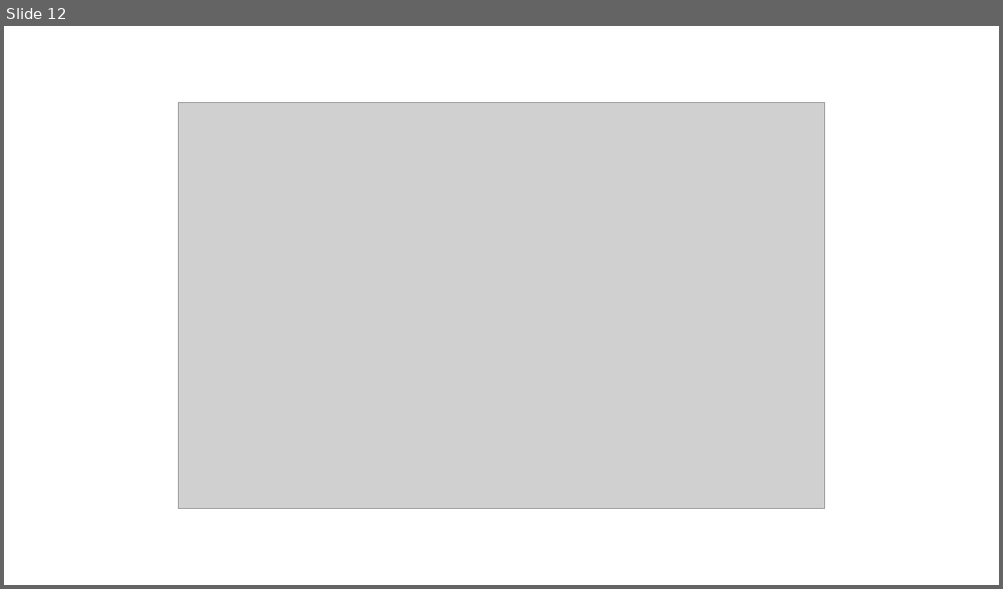
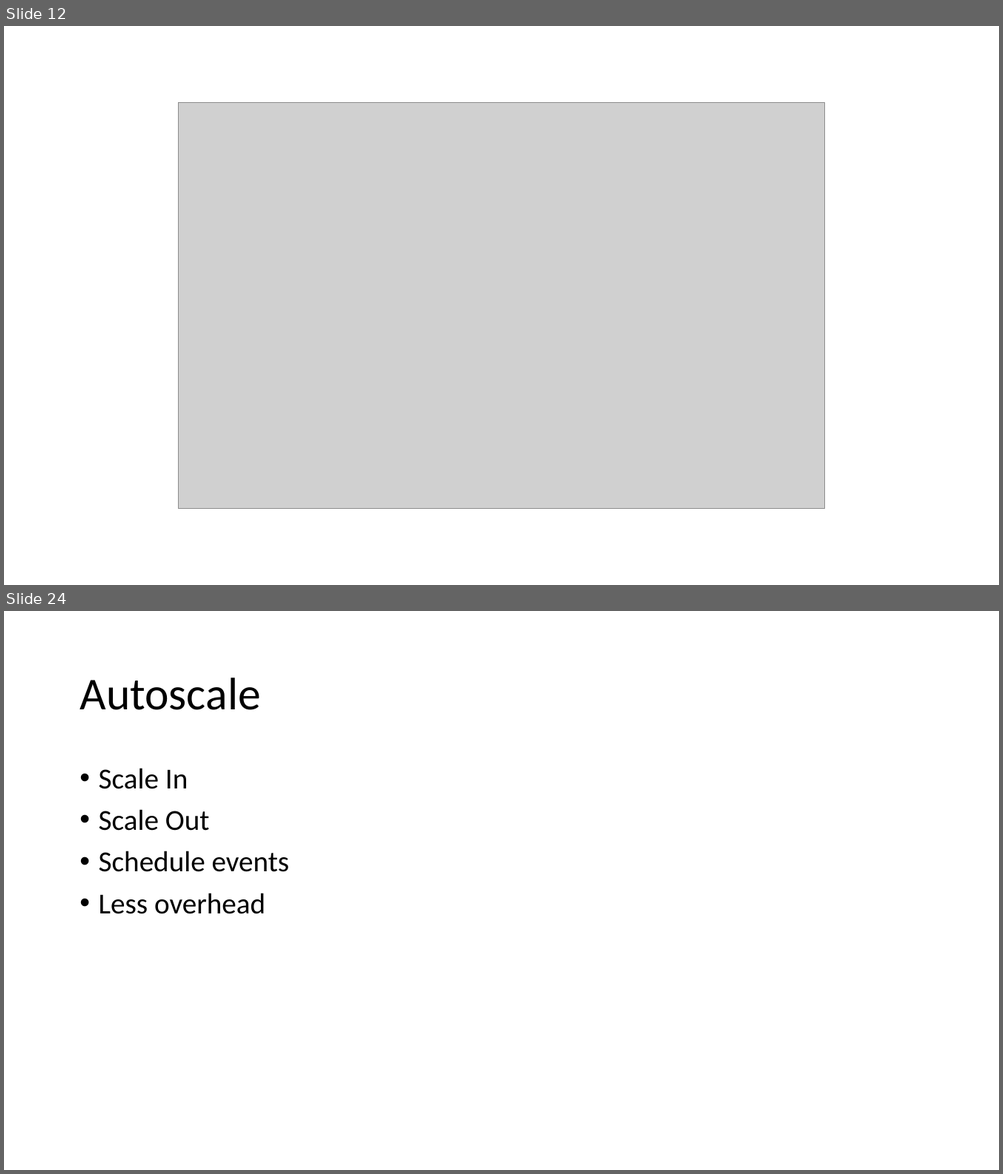
Before and after one commit to CentaurNZ/8-Oct-AZ104, a slide deck: Virtual Machines.pptx. Shown one above the other, each under a label of ours: slide 12 before the commit, slides 12 and 24 after it; the slides between them are not shown. The pictures are 1003x589 and 1003x1174 pixels, drawn with LibreOffice and Linux fonts; fonts in the diff are those of the drawing; grey boxes stand for pictures. Boxes give left, top, right and bottom in pixels: in the first picture for what was removed or moved away, otherwise in the second. Text is boxed around its words. In the diff, an @@ line names an element or a change of style, - is before the commit and + after.

```diff
--- a/Virtual Machines.pptx
+++ b/Virtual Machines.pptx
@@ slide 24 added at bbox=[4, 611, 999, 1170], background #FFFFFF @@
@@ title added at bbox=[79, 678, 260, 710], 44 pt, text #000000 @@
+Autoscale
@@ text added at bbox=[99, 768, 290, 914], 28 pt, text #000000 @@
+• Scale In
+• Scale Out
+• Schedule events
+• Less overhead
```
Also in this commit, not shown: 1 slide changed, 10 other slides added.
